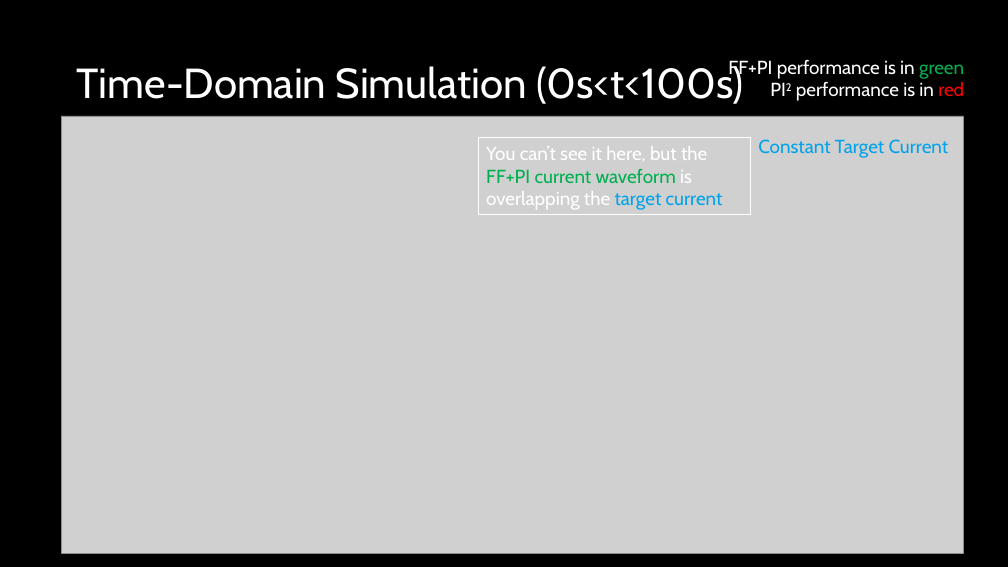
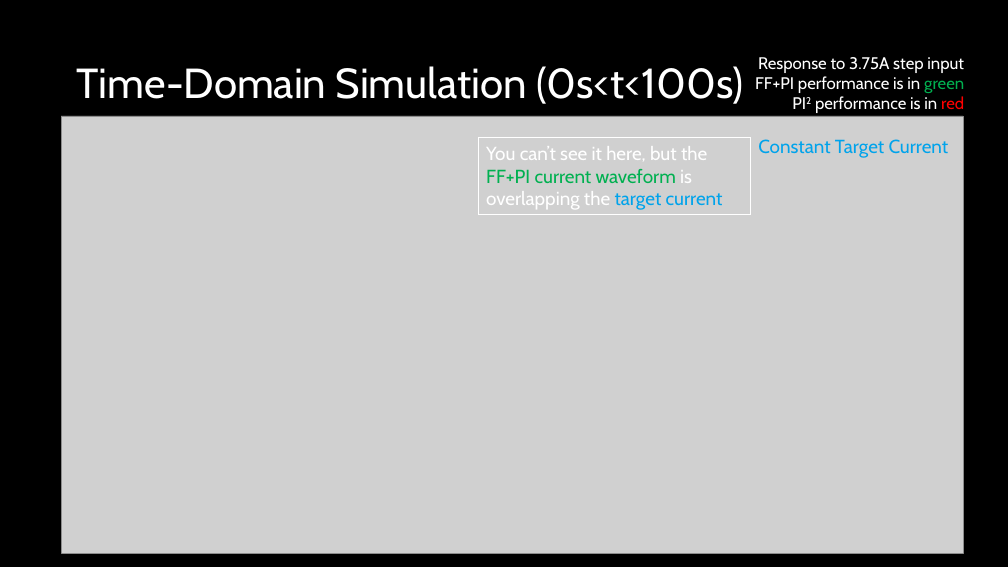
Before and after one commit to ut-ras/rm_electrical-supercap_v2, a slide deck: slide 13 of UT Robomasters – Supercap Power Stage Modeling.pptx. Drawn at 1008x567 pixels with LibreOffice and Linux fonts; fonts in the diff are those of the drawing; grey boxes stand for pictures. Boxes give left, top, right and bottom in pixels: in the first picture for what was removed or moved away, otherwise in the second. Text is boxed around its words. In the diff, an @@ line names an element or a change of style, - is before the commit and + after.

```diff
--- a/UT Robomasters – Supercap Power Stage Modeling.pptx
+++ b/UT Robomasters – Supercap Power Stage Modeling.pptx
@@ text "Response to 3.75A step input": place and size @@
-text "Response to 3.75A step input" at (728,60,964,101)
+text "Response to 3.75A step input" at (755,57,964,113)
@@ text at (758,57,964,73): paragraph added @@
+Response to 3.75A step input
@@ text at (755,76,964,113): size 18 to 16 pt in "FF+PI performance is in green", "PI2 performance is in red" @@
```
Also in this commit, not shown: 3 other slides changed, 8 slides added, 2 slides removed, 1 other file.
